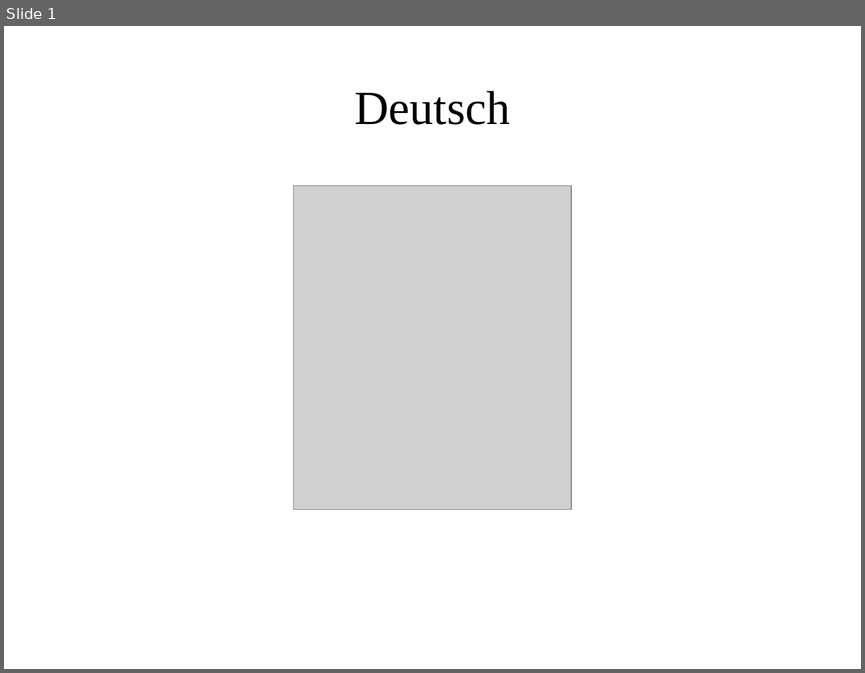
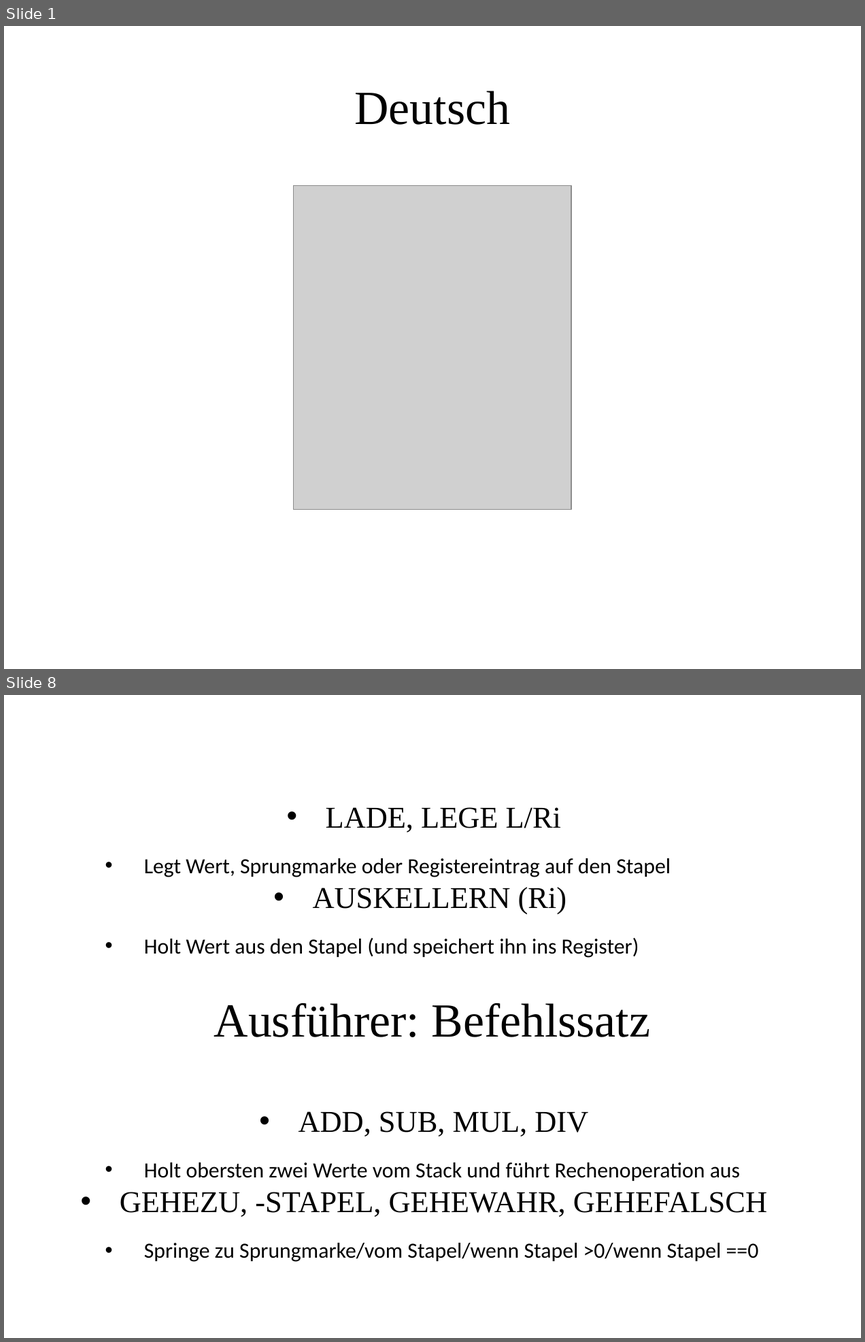
Before and after one commit to MasterInformatikHsBochum/Eine-deutsche-Praesentation, a slide deck: Präsentation.odp. Shown one above the other, each under a label of ours: slide 1 before the commit, slides 1 and 8 after it; the slides between them are not shown. The pictures are 865x673 and 865x1342 pixels, drawn with LibreOffice and Linux fonts; fonts in the diff are those of the drawing; grey boxes stand for pictures; background and template pictures are left out. Boxes give left, top, right and bottom in pixels: in the first picture for what was removed or moved away, otherwise in the second. Text is boxed around its words. In the diff, an @@ line names an element or a change of style, - is before the commit and + after.

```diff
--- a/Präsentation.odp
+++ b/Präsentation.odp
@@ slide 8 added at box(4, 695, 861, 1338), background picture (left out) @@
@@ text added at box(120, 807, 767, 1261), 20 pt, text #000000 @@
+• LADE, LEGE L/Ri
+  • Legt Wert, Sprungmarke oder Registereintrag auf den Stapel
+• AUSKELLERN (Ri)
+  • Holt Wert aus den Stapel (und speichert ihn ins Register)
+• ADD, SUB, MUL, DIV
+  • Holt obersten zwei Werte vom Stack und führt Rechenoperation aus
+• GEHEZU, -STAPEL, GEHEWAHR, GEHEFALSCH
+  • Springe zu Sprungmarke/vom Stapel/wenn Stapel >0/wenn Stapel ==0
@@ title added at box(214, 1003, 651, 1037), 44 pt, text #000000 @@
+Ausführer: Befehlssatz
```
Also in this commit, not shown: 3 slides changed, 1 other slide added, 1 slide removed.
